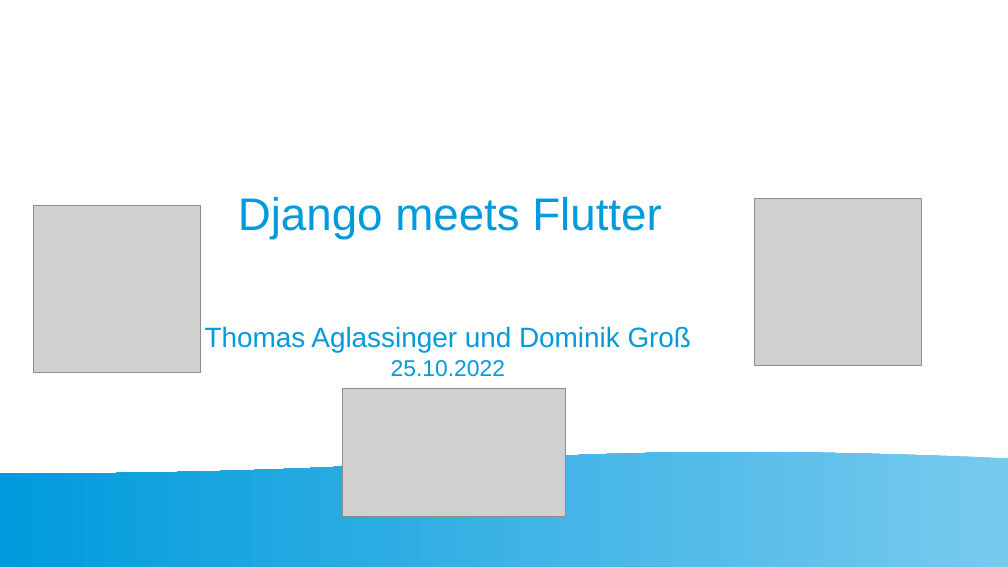
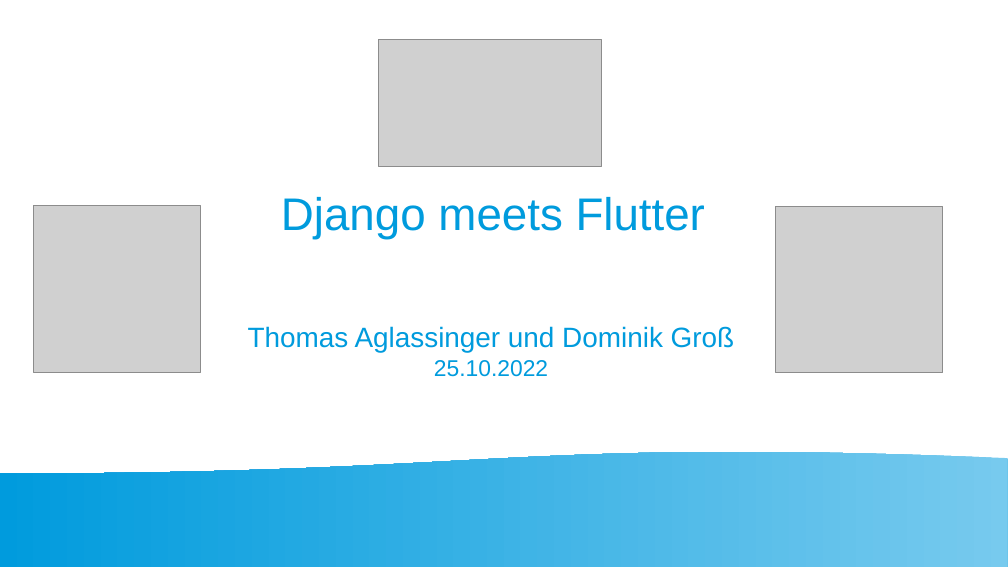
Before and after one commit to pygraz/django-flutter-example, a slide deck: slide 1 of enterPy Django meets Flutter.pptx. Drawn at 1008x567 pixels with LibreOffice and Linux fonts; fonts in the diff are those of the drawing; grey boxes stand for pictures; background and template pictures are left out. Boxes give left, top, right and bottom in pixels: in the first picture for what was removed or moved away, otherwise in the second. Text is boxed around its words. In the diff, an @@ line names an element or a change of style, - is before the commit and + after.

```diff
--- a/enterPy Django meets Flutter.pptx
+++ b/enterPy Django meets Flutter.pptx
@@ picture: place and size @@
-picture at <box>343,389,565,517</box>
+picture at <box>379,39,601,166</box>
@@ title "Django meets Flutter": place and size @@
-title "Django meets Flutter" at <box>238,197,661,239</box>
+title "Django meets Flutter" at <box>281,197,705,239</box>
@@ picture: place and size @@
-picture at <box>755,199,921,366</box>
+picture at <box>777,206,943,372</box>
@@ text "Thomas Aglassinger und Dominik Groß ...": place and size @@
-text "Thomas Aglassinger und Dominik Groß ..." at <box>205,326,691,377</box>
+text "Thomas Aglassinger und Dominik Groß ..." at <box>248,326,734,377</box>
```
Also in this commit, not shown: 18 other slides changed, 17 slides added, 3 slides removed.
